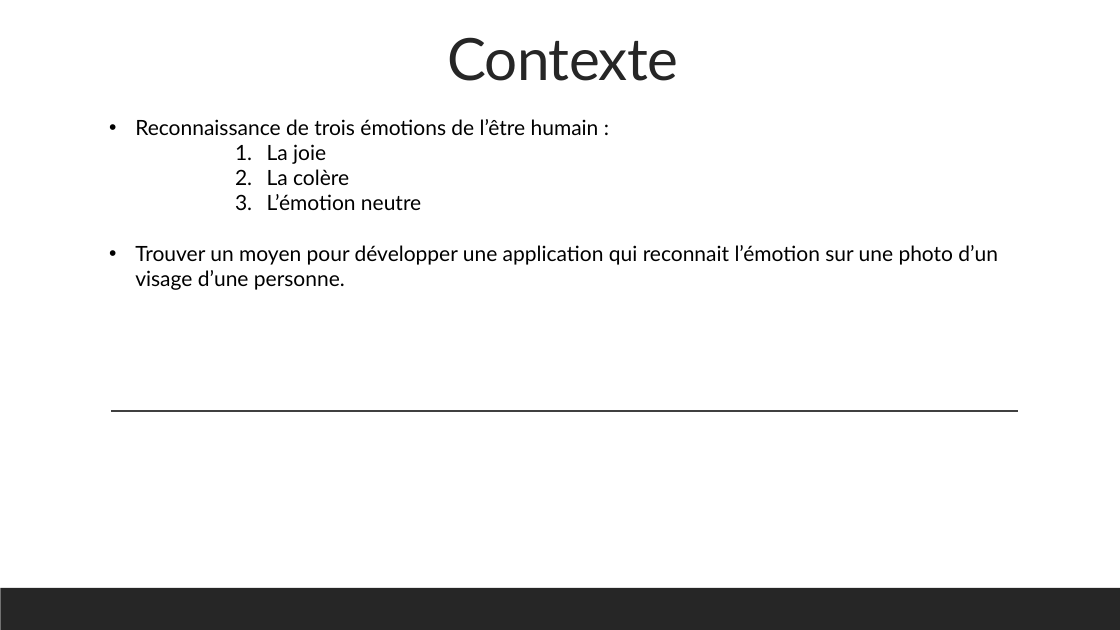
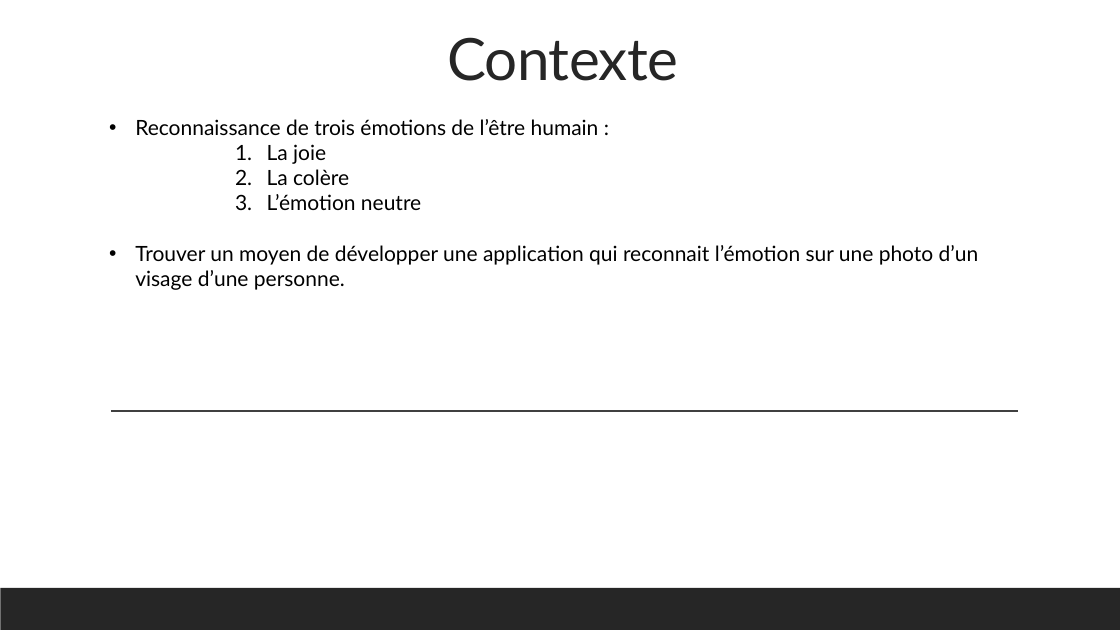
Before and after one commit to LemurdurerC/Projet_annuel, a slide deck: slide 2 of Docs/Slides/PA_Presentation.pptx. Drawn at 1120x630 pixels with LibreOffice and Linux fonts; fonts in the diff are those of the drawing. Boxes give left, top, right and bottom in pixels: in the first picture for what was removed or moved away, otherwise in the second. Text is boxed around its words. In the diff, an @@ line names an element or a change of style, - is before the commit and + after.

```diff
--- a/Docs/Slides/PA_Presentation.pptx
+++ b/Docs/Slides/PA_Presentation.pptx
@@ text at box(135, 245, 979, 290): text changed @@
-• Trouver un moyen pour développer une application qui reconnait l’émotion sur une photo d’un visage d’une personne.
+• Trouver un moyen de développer une application qui reconnait l’émotion sur une photo d’un visage d’une personne.
```
Also in this commit, not shown: 7 other slides changed.
